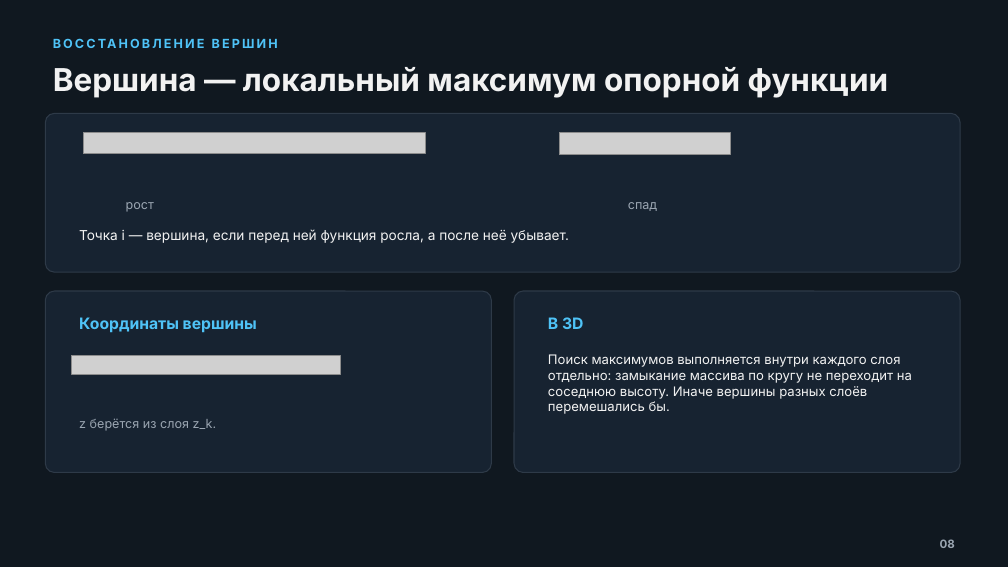
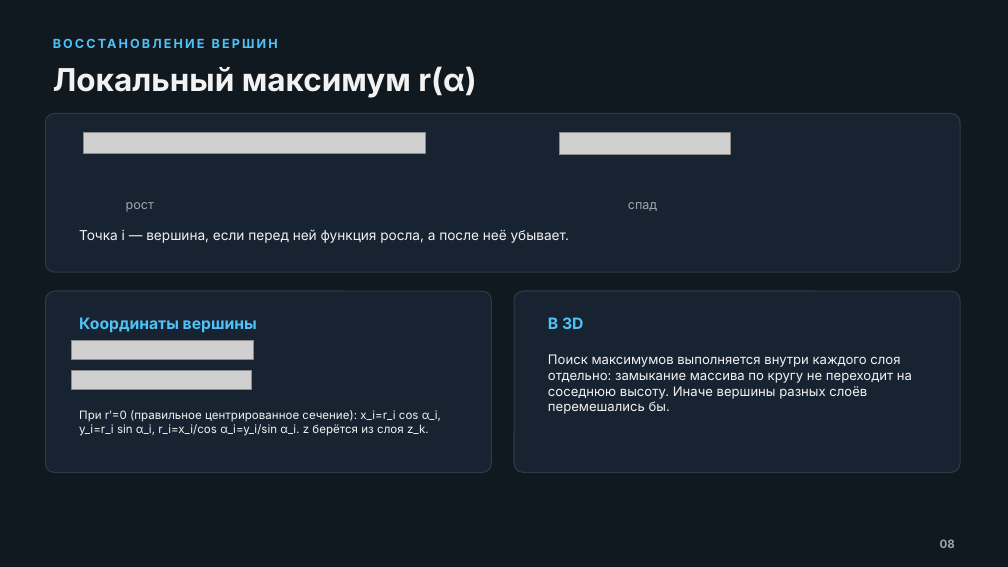
Before and after one commit to AlexQuasarStudio/Ogranka, a slide deck: slide 8 of point-cloud-3d-recovery.pptx. Drawn at 1008x567 pixels with LibreOffice and Linux fonts; fonts in the diff are those of the drawing; grey boxes stand for pictures. Boxes give left, top, right and bottom in pixels: in the first picture for what was removed or moved away, otherwise in the second. Text is boxed around its words. In the diff, an @@ line names an element or a change of style, - is before the commit and + after.

```diff
--- a/point-cloud-3d-recovery.pptx
+++ b/point-cloud-3d-recovery.pptx
@@ text at box(53, 66, 476, 98): text changed @@
-Вершина — локальный максимум опорной функции
+Локальный максимум r(α)
@@ picture removed at box(72, 355, 340, 374) @@
@@ picture added at box(72, 340, 253, 359) @@
@@ picture added at box(72, 371, 252, 389) @@
@@ text at box(79, 410, 441, 436): text changed; size 12 to 11 pt; text colour #9AA5B1 to #F2F2F2 @@
-z берётся из слоя z_k.
+При r′=0 (правильное центрированное сечение): x_i=r_i cos α_i, y_i=r_i sin α_i, r_i=x_i/cos α_i=y_i/sin α_i. z берётся из слоя z_k.
```
Also in this commit, not shown: 1 other slide changed, 37 other files.
